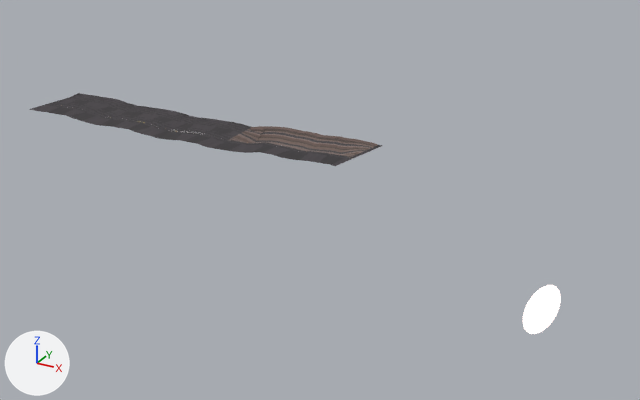
One commit to the glTF model frontend/projects/ride/public/courses/kilauea.glb: the scene before it, then after it.
Camera for both pictures: a 50 mm lens placed at (15018.0, -14271.0, 7269.0), pointed at (6277.0, 1622.0, -677.0). The lights are fixed; the arrows at lower left show +X, +Y and +Z. The first picture is the older version. Where no turn or scale is listed for an object, it has been applied to the vertices.

In view in the first picture: 'CalderaWalls', 'Sun' and 32 more.
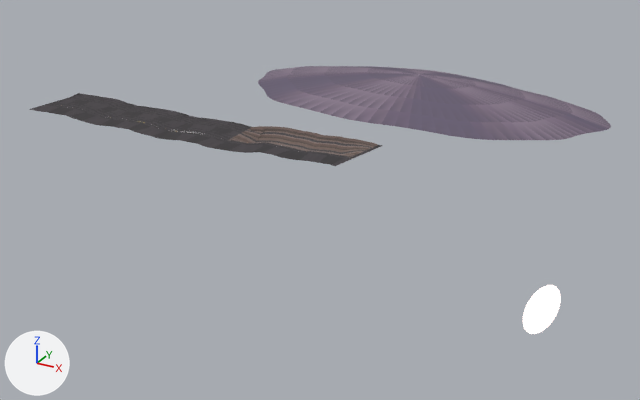
Where the newer file only moved an object's origin or applied its transform, the numbers keep the older frame.

Location of each change, [x1, y1, x2, y2] in pixels of the pictures (640 x 400 px):
'MaunaLoaShield', added: after [258, 66, 611, 140]

What changed in the scene script:
```text
Add mat_maunaloashield:
    mat_maunaloashield = bpy.data.materials.new('MaunaLoaShield')
    mat_maunaloashield.use_nodes = True; mat_maunaloashield.node_tree.nodes.clear()
    _N = mat_maunaloashield.node_tree.nodes; _L = mat_maunaloashield.node_tree.links
    n0 = _N.new('ShaderNodeBsdfPrincipled'); n0.name = 'Principled BSDF'
    n0.inputs[2].default_value = 0.85  # 'Roughness'
    n1 = _N.new('ShaderNodeOutputMaterial'); n1.name = 'Material Output'
    n2 = _N.new('ShaderNodeVertexColor'); n2.name = 'Color Attribute'
    _L.new(n0.outputs[0], n1.inputs[0])  # 'BSDF' to 'Surface'
    _L.new(n2.outputs[0], n0.inputs[0])  # 'Color' to 'Base Color'
Add me_maunaloashield:
    me_maunaloashield.from_pydata(...)  # 504 vertices, 840 faces; spans x 0.0..8942.0, y -4299.0..0.0, z 0.0..623.0
    me_maunaloashield.materials.append(mat_maunaloashield)
Add ob_maunaloashield:
    ob_maunaloashield = bpy.data.objects.new('MaunaLoaShield', me_maunaloashield)
    ob_maunaloashield.location = (2769.0, 6963.0, 924.0)
```
